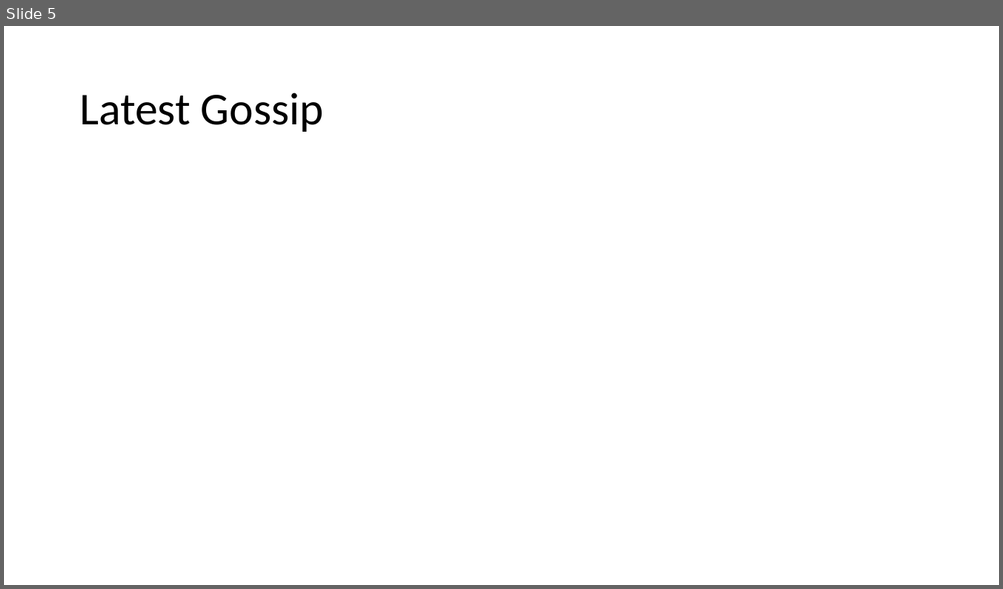
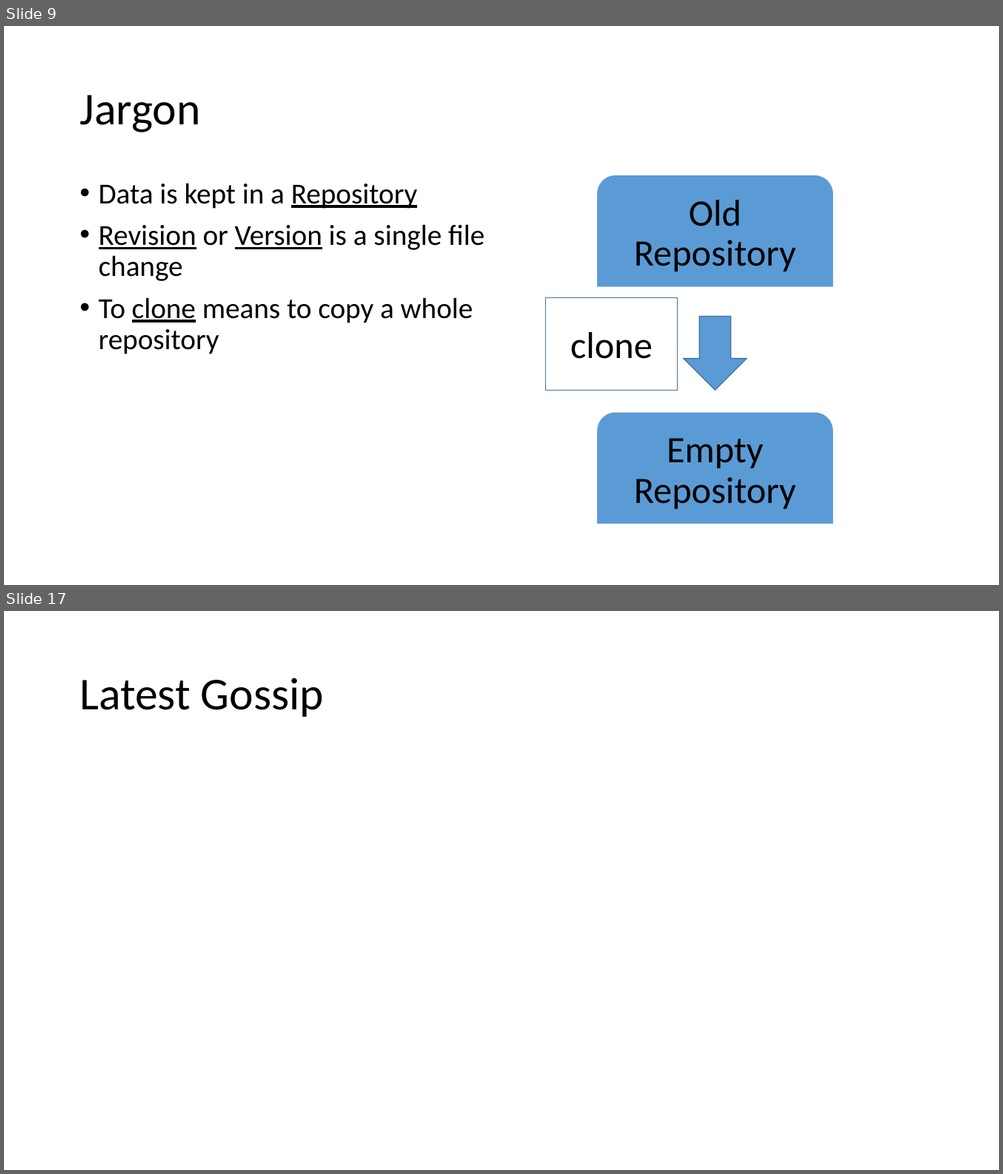
Before and after one commit to vegfetch/talk, a slide deck: cf_version_control_systems.pptx. Shown one above the other, each under a label of ours: slide 5 before the commit, slides 9 and 17 after it; the slides between them are not shown. The pictures are 1003x589 and 1003x1174 pixels, drawn with LibreOffice and Linux fonts; fonts in the diff are those of the drawing. Boxes give left, top, right and bottom in pixels: in the first picture for what was removed or moved away, otherwise in the second. Text is boxed around its words. In the diff, an @@ line names an element or a change of style, - is before the commit and + after.

```diff
--- a/cf_version_control_systems.pptx
+++ b/cf_version_control_systems.pptx
@@ slide 9 added at [4, 26, 999, 585], background #FFFFFF @@
@@ title added at [79, 95, 200, 133], 44 pt, text #000000 @@
+Jargon
@@ text added at [99, 183, 484, 355], 28 pt, text #000000 @@
+• Data is kept in a Repository
+• Revision or Version is a single file change
+• To clone means to copy a whole repository
@@ rectangle added at [546, 298, 677, 390], fill #FFFFFF, outline #43739E 1 pt, 36 pt, text #000000 @@
+clone
@@ down arrow added at [684, 316, 746, 390], fill #5B9BD5, outline #43739E 1 pt @@
@@ group added at [597, 175, 833, 526]: 2 round same rects, 2 texts @@
+Old Repository
+Empty Repository
@@ what was slide 5 is now slide 17 @@
```
Also in this commit, not shown: 3 slides changed, 12 other slides added, 1 slide removed, 1 other file.
